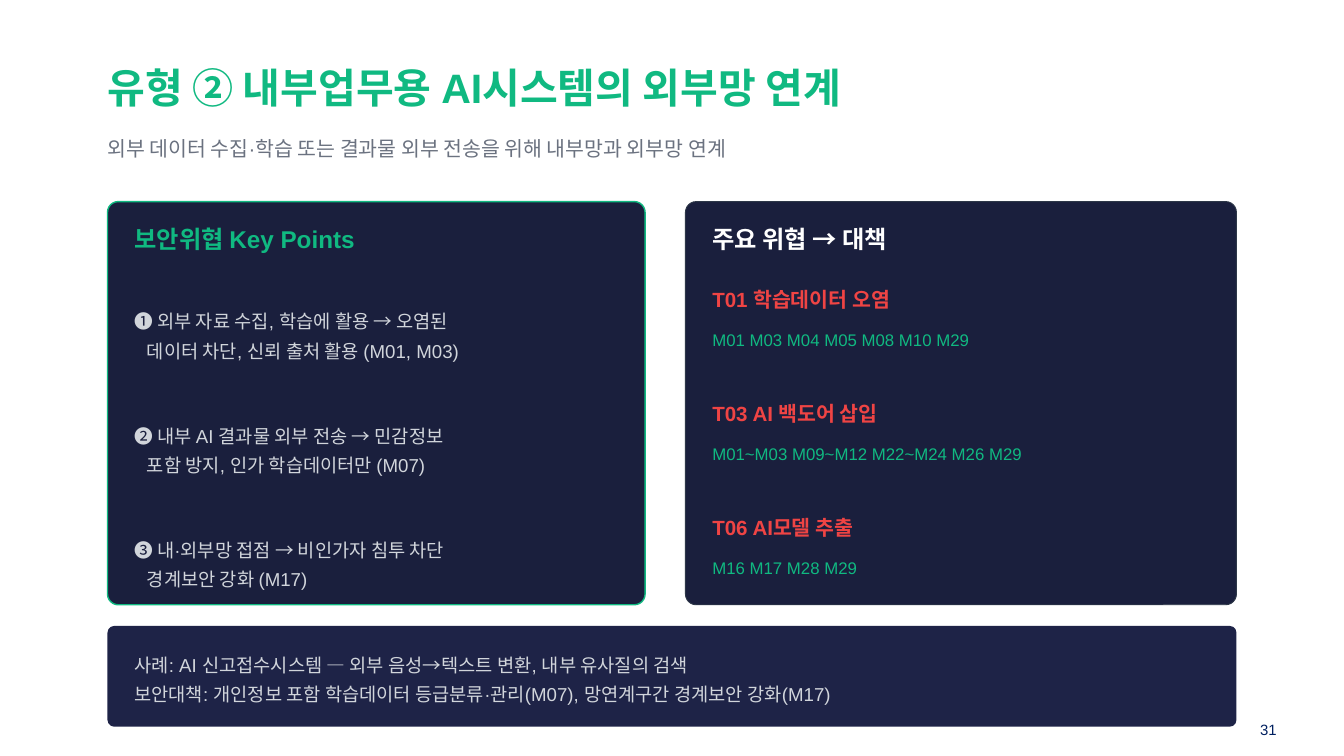
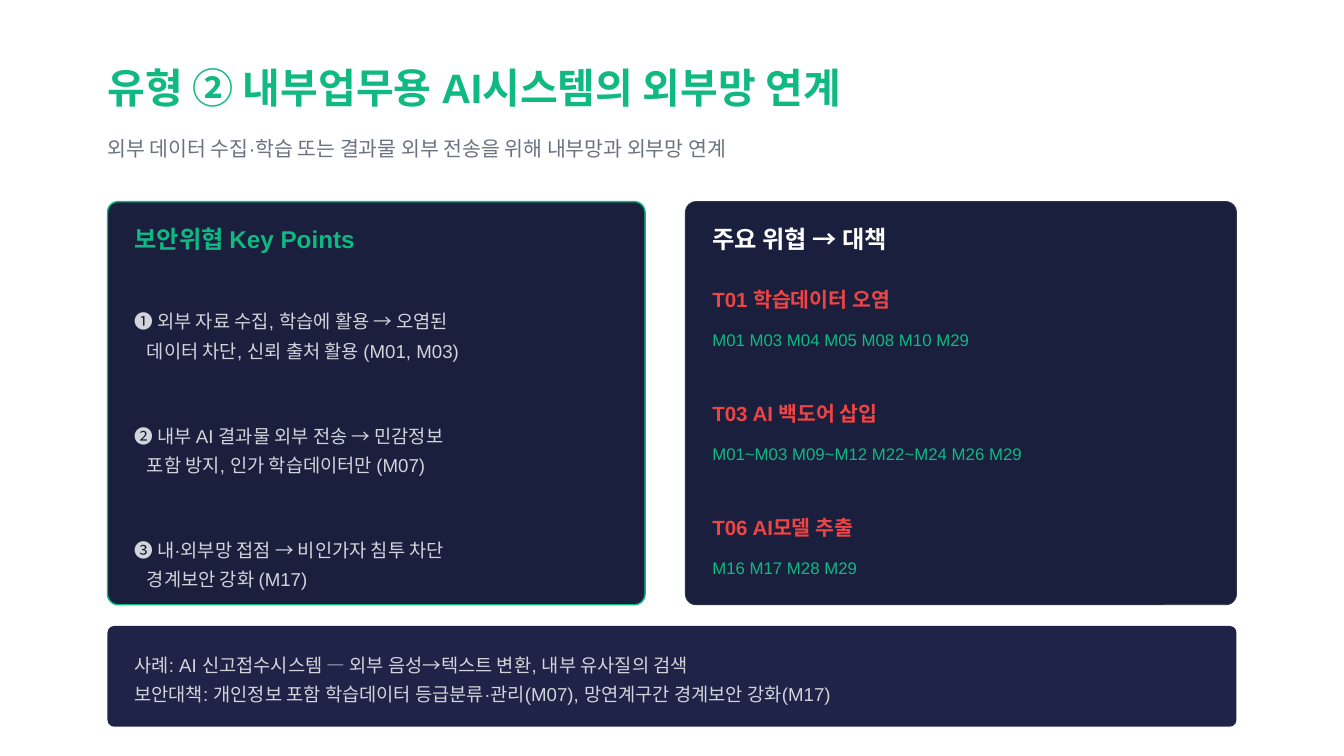
Before and after one commit to sulgik/security-workshop, a slide deck: slide 33 of ws01/class/3일차_1.pptx. Drawn at 1344x756 pixels with LibreOffice and Linux fonts; fonts in the diff are those of the drawing. Boxes give left, top, right and bottom in pixels: in the first picture for what was removed or moved away, otherwise in the second. Text is boxed around its words. In the diff, an @@ line names an element or a change of style, - is before the commit and + after.

```diff
--- a/ws01/class/3일차_1.pptx
+++ b/ws01/class/3일차_1.pptx
@@ text removed at <box>1260,724,1277,735</box> @@
-31
```
Also in this commit, not shown: 19 other slides changed, 3 other files.
